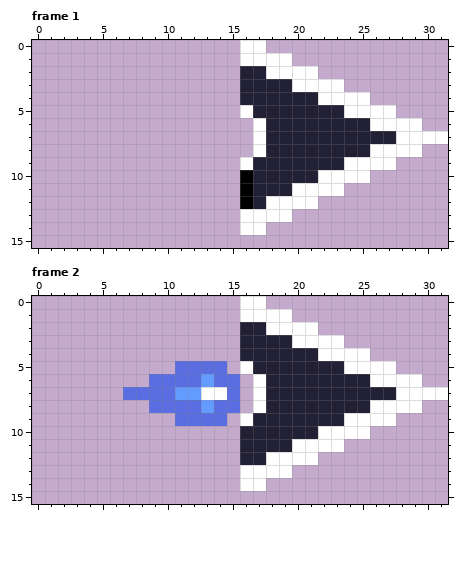
A pixel-art file gets an edit: workingFiles/ship.aseprite. That is the earlier state.
32x16 pixels, 2 frames. Shown: frame 1, frame 2.
Now the later version:
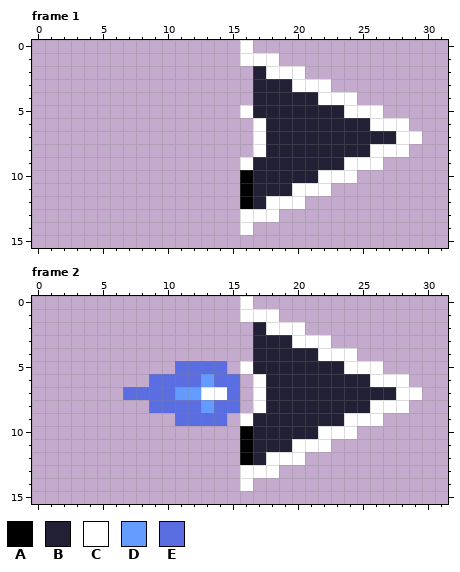
Palette (. is transparent): A #000000  B #222034  C #ffffff  D #639bff  E #5b6ee1
Edits made:
layer "ship" added
layer "Layer 1" removed
Frame 1:
The author cleared colour B in rows 2 to 4 at x 16.
The author cleared colour C in row 0 at x 17; in row 1 at x 19; in row 2 at x 21; in row 3 at x 23; in row 4 at x 25; in row 5 at x 27.
The author cleared colour C in row 6 at x 29; in row 7 at x 30 to 31; in row 8 at x 29; in row 9 at x 27; in row 10 at x 25; in row 11 at x 23.
The author cleared colour C in row 12 at x 21; in row 13 at x 19; in row 14 at x 17.
Frame 2:
The author changed colour B to colour A in rows 10 to 12 at x 16.
The author cleared colour B in rows 2 to 4 at x 16.
The author cleared colour C in row 0 at x 17; in row 1 at x 19; in row 2 at x 21; in row 3 at x 23; in row 4 at x 25; in row 5 at x 27.
The author cleared colour C in row 6 at x 29; in row 7 at x 30 to 31; in row 8 at x 29; in row 9 at x 27; in row 10 at x 25; in row 11 at x 23.
The author cleared colour C in row 12 at x 21; in row 13 at x 19; in row 14 at x 17.
